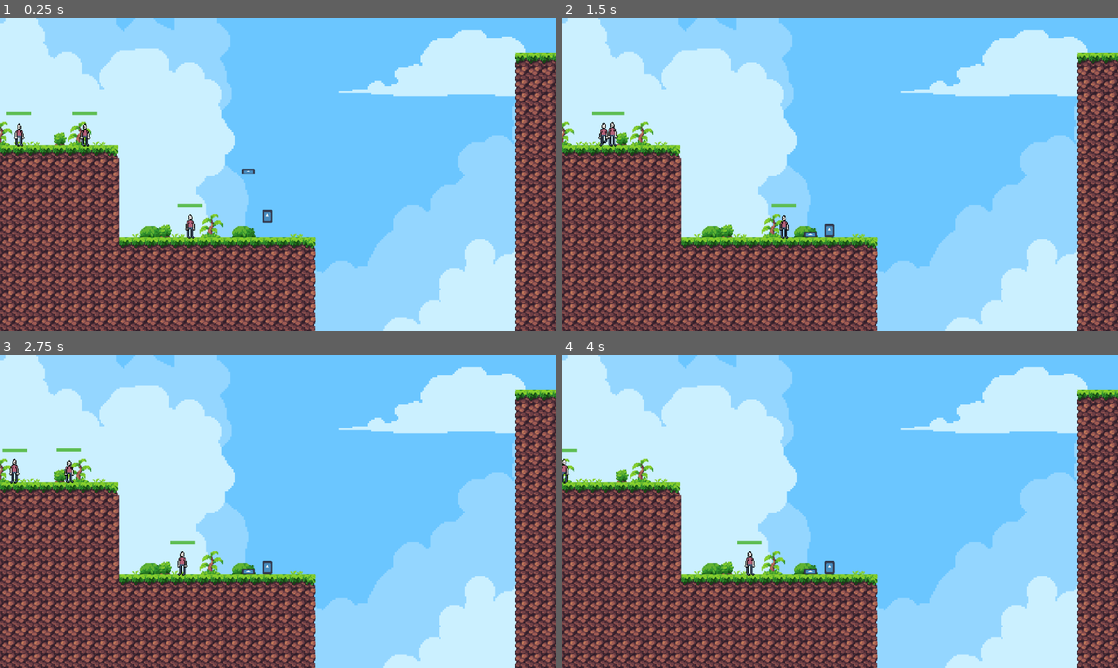
Above: before the commit, frames 1-4 (two rows, left to right).
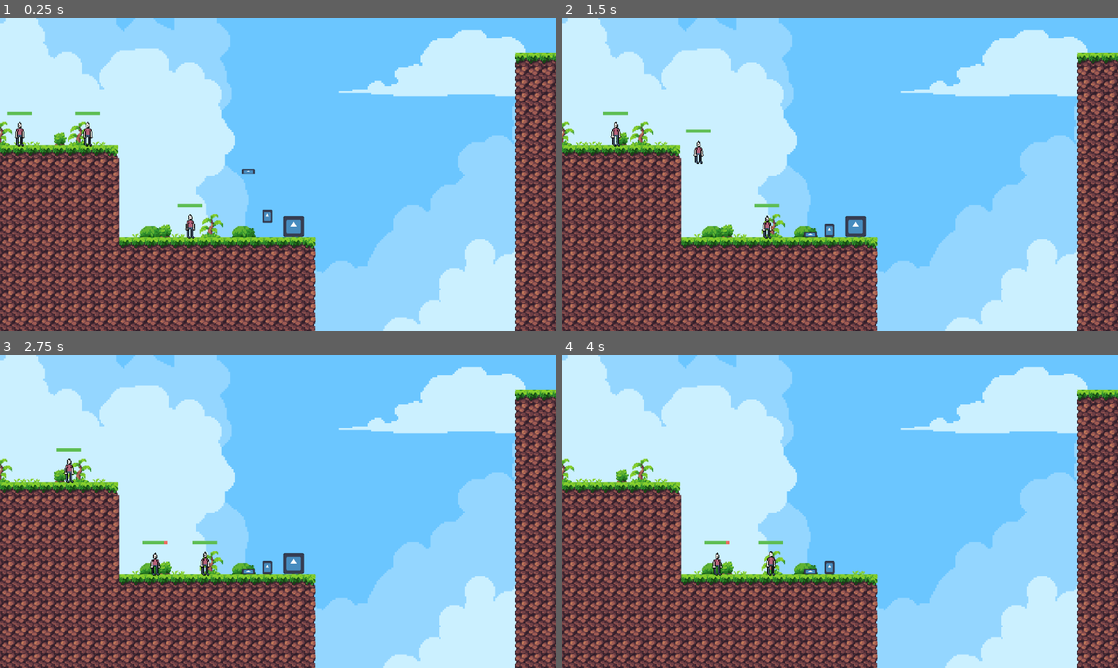
Above: after the commit, the same moments.

Repository: MichaelRRyan/ggj2024
Game: Godot game, scene res://gameplay/gameplay.tscn
Two runs of this game, one before a commit and one after it. Both use one fixed random seed, a clock stepped at 60 frames per second and the inputs below. The engine's default icon, where the game draws it, is replaced by a stand-in: a white triangle on a blue panel in a dark square.
Inputs (mouse positions are in pixels of both pictures, inside the frame that each line leads up to):
- Up to frame 1 (0.25 s): no input
- Up to frame 2 (1.5 s): move the mouse to (812, 215) at 0.52 s; press the mouse at (812, 215) at 0.53 s; move the mouse to (612, 130) at 1.27 s; release the mouse at (612, 130) at 1.28 s; click (612, 130) at 1.35 s
- Up to frame 3 (2.75 s): move the mouse to (66, 467) at 2.02 s; press the mouse at (66, 467) at 2.03 s
- Up to frame 4 (4 s): move the mouse to (745, 561) at 2.77 s; release the mouse at (745, 561) at 2.78 s; click (745, 561) at 2.85 s; move the mouse to (828, 567) at 3.52 s; press the mouse at (828, 567) at 3.53 s

The runs differ from the first frame. In frame 1, 0.5% of the frame differs, in the area x 1-55%, y 29-70%; in frame 2, 0.9%, in the area x 5-55%, y 29-71%; in frame 3, 0.9%; in frame 4, 0.5%.

Commit message:
Fixed tree chop mechainc
Minions will now search for tree again, if tree disappears, will return to idle

Diff:
--- a/Characters/basic-minion.gd
+++ b/Characters/basic-minion.gd
@@ -17,7 +17,7 @@
 var has_task : bool = false
 var has_axe : bool = false
 var is_moving : bool = true
-var has_target : bool = false
+var has_target : bool
 var target_x : float = 0.0
 var target_x_diff : float = 0.0
 var rng = RandomNumberGenerator.new()
@@ -42,7 +42,7 @@
 			print(_prev_velocity)
 		velocity.x *= _ground_friction
 
-		if has_target:
+		if has_target && not is_interacting:
 			target_x_diff = get_global_position().x - target_x
 			if target_x_diff < 0.0:
 				direction = 1
@@ -80,7 +80,7 @@
 			target = body
 			has_target = true
 			has_task = true
-			target_x = body.get_global_position().x
+			target_x = target.get_global_position().x
 			print(target_x)
 
 
@@ -100,12 +100,18 @@
 
 
 func _on_timer_harvest_timeout():
-	target.chop()
-	target.queue_free()
-	harvest_timer.stop()
-	is_interacting = false
-	has_task = false
-	pass # Replace with function body.
+	if target != null:
+		target.chop()
+		target.queue_free()
+		harvest_timer.stop()
+		is_interacting = false
+		has_task = false
+		has_target = false
+	else:
+		harvest_timer.stop()
+		is_interacting = false
+		has_task = false
+		has_target = false
 
 func take_damage(amount : float):
 	health -= amount
--- a/features/entity/minion.tscn
+++ b/features/entity/minion.tscn
@@ -370,6 +370,7 @@
 shape = SubResource("RectangleShape2D_mo8om")
 
 [node name="InteractRange" type="Area2D" parent="." index="5"]
+collision_mask = 2
 
 [node name="CollisionShape2D" type="CollisionShape2D" parent="InteractRange" index="0"]
 visible = false
@@ -409,3 +410,4 @@
 [connection signal="body_entered" from="InteractRange" to="." method="_on_interact_range_body_entered"]
 [connection signal="timeout" from="TimerIdle" to="." method="_on_timer_idle_timeout"]
 [connection signal="timeout" from="TimerIdle" to="TimerIdle" method="_on_timeout"]
+[connection signal="timeout" from="TimerHarvest" to="." method="_on_timer_harvest_timeout"]
--- a/gameplay/gameplay.tscn
+++ b/gameplay/gameplay.tscn
@@ -9,6 +9,7 @@
 [ext_resource type="Script" path="res://gameplay/objective_manager.gd" id="7_60kk4"]
 [ext_resource type="PackedScene" uid="uid://ctodlsmys130x" path="res://features/ui_screens/game_over_screen/game_over_screen.tscn" id="8_k6qtp"]
 [ext_resource type="PackedScene" uid="uid://c0jk0xwfft5t3" path="res://features/entity/resources/resource.tscn" id="9_x8x4t"]
+[ext_resource type="PackedScene" uid="uid://c0ierwhaepa5j" path="res://Characters/tree.tscn" id="10_tuqad"]
 
 [sub_resource type="RectangleShape2D" id="RectangleShape2D_f1gx5"]
 size = Vector2(17811, 158)
@@ -84,4 +85,7 @@
 [node name="Resource" parent="." instance=ExtResource("9_x8x4t")]
 position = Vector2(180, -42)
 
+[node name="tree" parent="." instance=ExtResource("10_tuqad")]
+position = Vector2(212, -13)
+
 [connection signal="body_entered" from="KillArea" to="KillArea" method="_on_body_entered"]
Not shown: 1 places in gameplay/gameplay.tscn that only renumber resources
